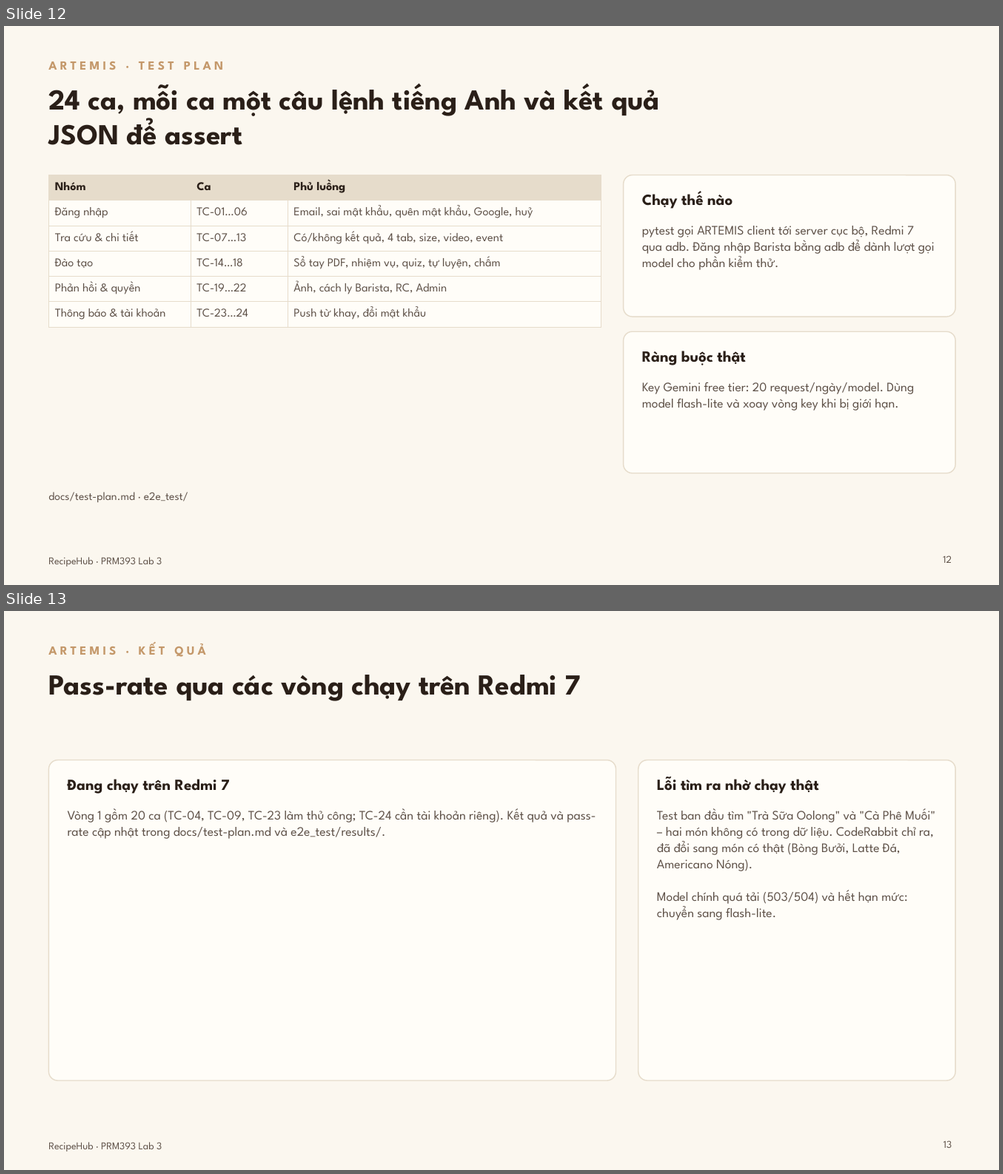
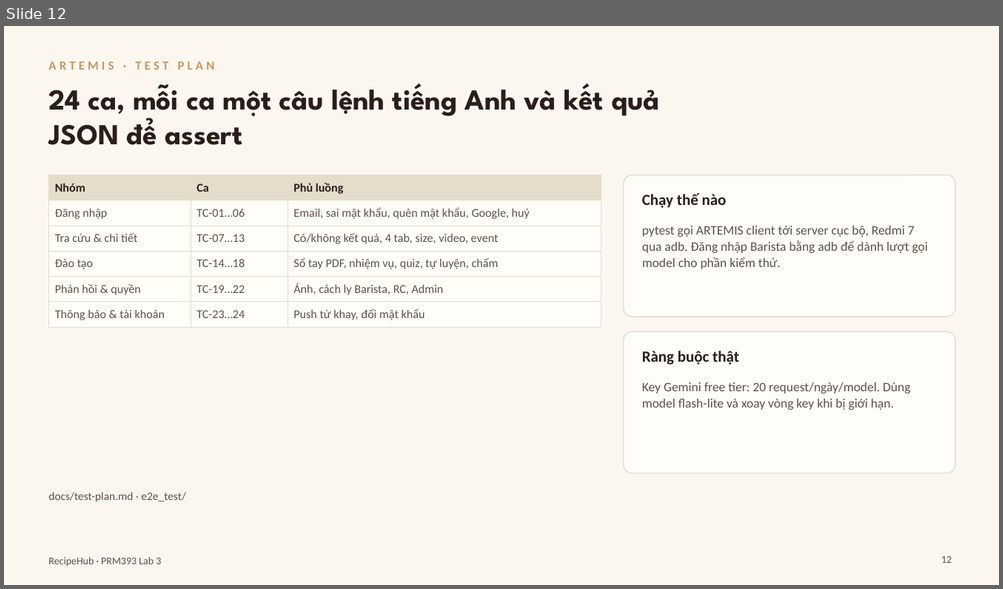
Before and after one commit to SonNPXSE183201/RecipeHub_Mobile, a slide deck: slides/Lab03_SE183201_slides.pptx. Shown one above the other, each under a label of ours: slides 12 and 13 before the commit, slide 12 after it. The pictures are 1003x1174 and 1003x589 pixels, drawn with LibreOffice and Linux fonts; fonts in the diff are those of the drawing. Boxes give left, top, right and bottom in pixels: in the first picture for what was removed or moved away, otherwise in the second. Text is boxed around its words. In the diff, an @@ line names an element or a change of style, - is before the commit and + after.

```diff
--- a/slides/Lab03_SE183201_slides.pptx
+++ b/slides/Lab03_SE183201_slides.pptx
@@ slide 13 removed at bbox=[4, 611, 999, 1170], background #FBF7EF; not listed: 1 template element that a slide beside it also shows @@
@@ text removed at bbox=[48, 642, 206, 657] @@
-ARTEMIS · KẾT QUẢ
@@ title removed at bbox=[48, 675, 580, 701] @@
-Pass-rate qua các vòng chạy trên Redmi 7
@@ rounded rectangle removed at bbox=[48, 760, 616, 1081] @@
@@ rounded rectangle removed at bbox=[638, 760, 956, 1081] @@
@@ text removed at bbox=[68, 779, 229, 794] @@
-Đang chạy trên Redmi 7
@@ text removed at bbox=[657, 777, 819, 794] @@
-Lỗi tìm ra nhờ chạy thật
@@ text removed at bbox=[68, 809, 595, 839] @@
-Vòng 1 gồm 20 ca (TC-04, TC-09, TC-23 làm thủ công; TC-24 cần tài khoản riêng). Kết quả và pass-rate cập nhật trong docs/test-plan.md và e2e_test/results/.
@@ text removed at bbox=[657, 809, 935, 920] @@
-Test ban đầu tìm "Trà Sữa Oolong" và "Cà Phê Muối" – hai món không có trong dữ liệu. CodeRabbit chỉ ra, đã đổi sang món có thật (Bòng Bưởi, Latte Đá, Americano Nóng).
-Model chính quá tải (503/504) và hết hạn mức: chuyển sang flash-lite.
@@ page number removed at bbox=[943, 1141, 951, 1148] @@
-13
@@ slide 12 changed as well @@
@@ table at bbox=[48, 175, 601, 323] @@
@@ font League Spartan to Calibri @@
@@ font League Spartan to Calibri in 8 elements at bbox=[48, 62, 215, 70], bbox=[642, 193, 726, 208], bbox=[642, 226, 928, 269], bbox=[642, 351, 739, 365], bbox=[642, 383, 910, 410], bbox=[48, 492, 186, 503], bbox=[941, 557, 951, 563], bbox=[48, 557, 161, 566] @@
```
Also in this commit, not shown: 13 other slides changed, 1 slide added, 1 other file.
